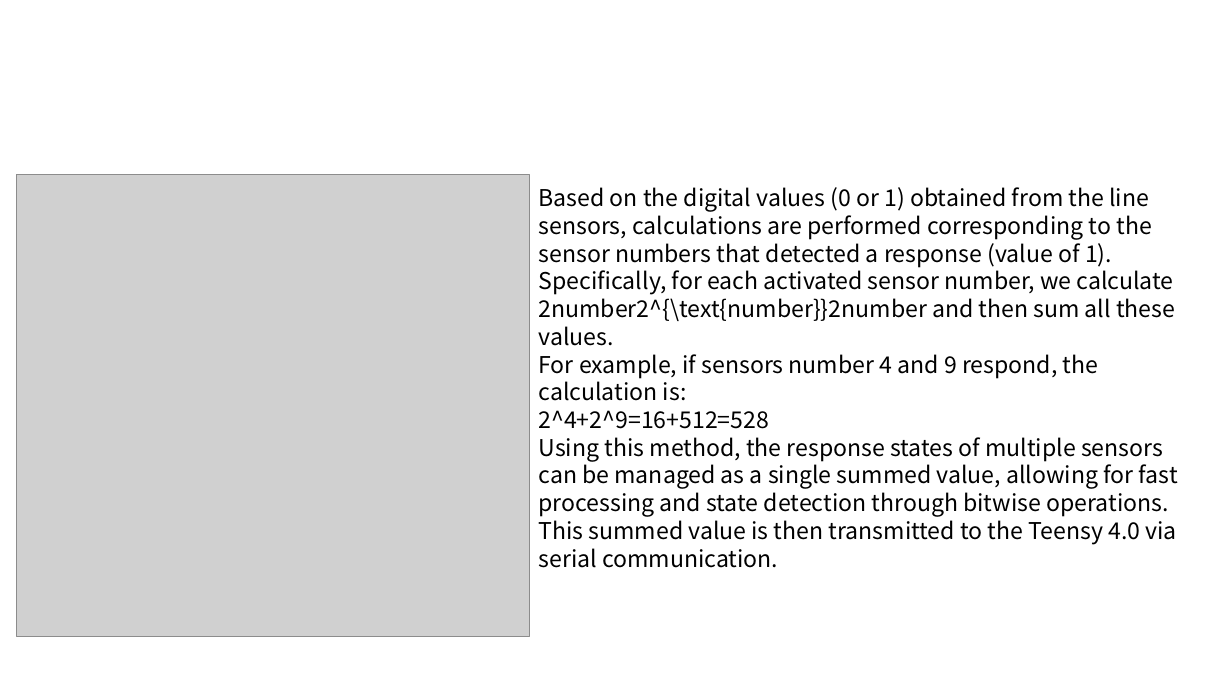
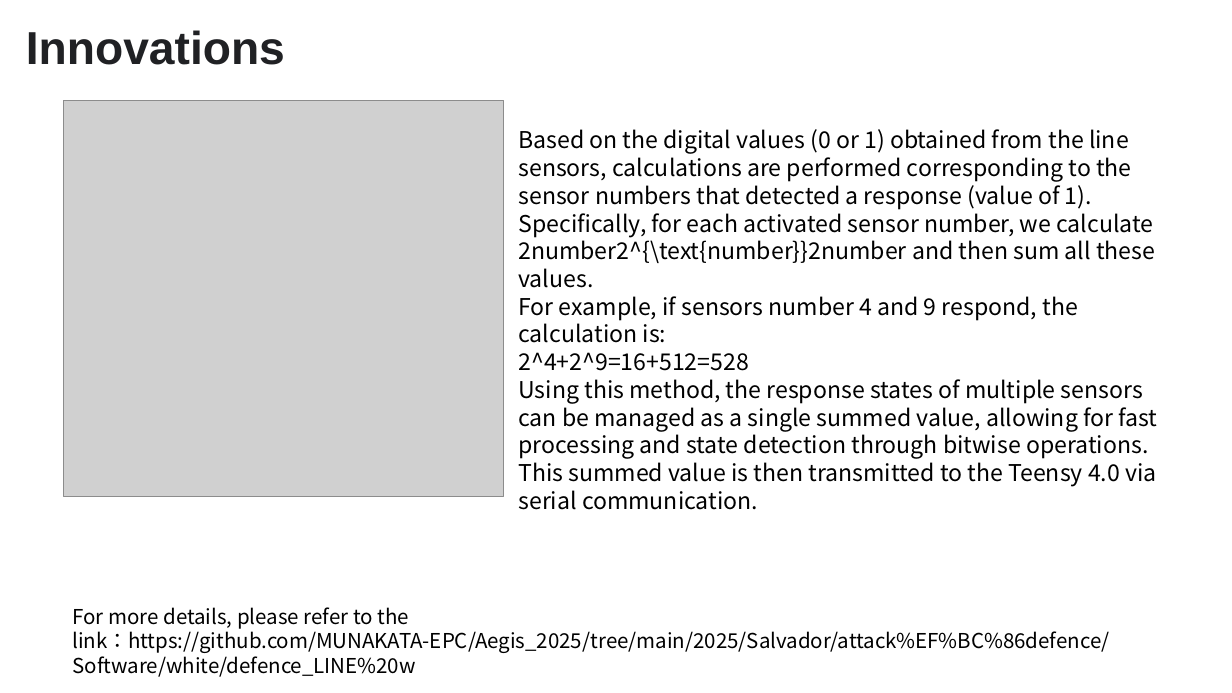
Before and after one commit to MUNAKATA-EPC/Aegis_2025, a slide deck: slide 5 of 2025/Salvador/TDP/About Software/flowchart.pptx. Drawn at 1232x693 pixels with LibreOffice and Linux fonts; fonts in the diff are those of the drawing; grey boxes stand for pictures. Boxes give left, top, right and bottom in pixels: in the first picture for what was removed or moved away, otherwise in the second. Text is boxed around its words. In the diff, an @@ line names an element or a change of style, - is before the commit and + after.

Commit message:
TDP link

```diff
--- a/2025/Salvador/TDP/About Software/flowchart.pptx
+++ b/2025/Salvador/TDP/About Software/flowchart.pptx
@@ text added at box(26, 30, 285, 65), 36 pt, text #202124, bold @@
+Innovations
@@ picture: place and size @@
-picture at box(17, 175, 530, 637)
+picture at box(64, 100, 505, 496)
@@ text "Based on the digital values ...": place and size @@
-text "Based on the digital values ..." at box(539, 187, 1178, 568)
+text "Based on the digital values ..." at box(518, 129, 1158, 510)
@@ text added at box(72, 607, 1109, 677), 16 pt, text #000000 @@
+For more details, please refer to the link：https://github.com/MUNAKATA-EPC/Aegis_2025/tree/main/2025/Salvador/attack%EF%BC%86defence/Software/white/defence_LINE%20w
```
Also in this commit, not shown: 5 other slides changed, 5 other files.
